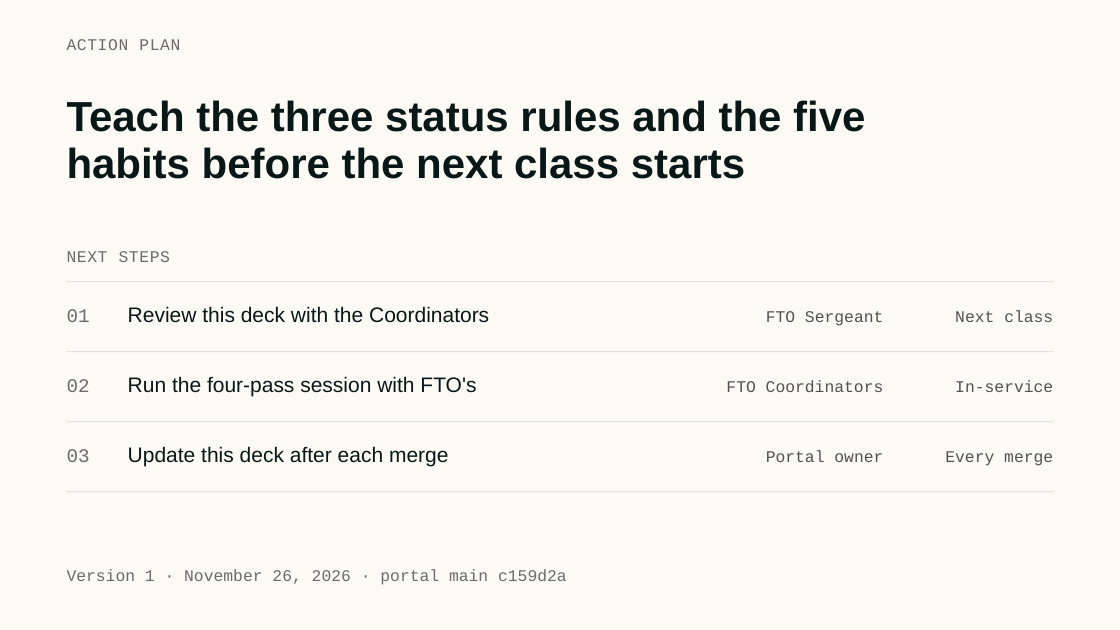
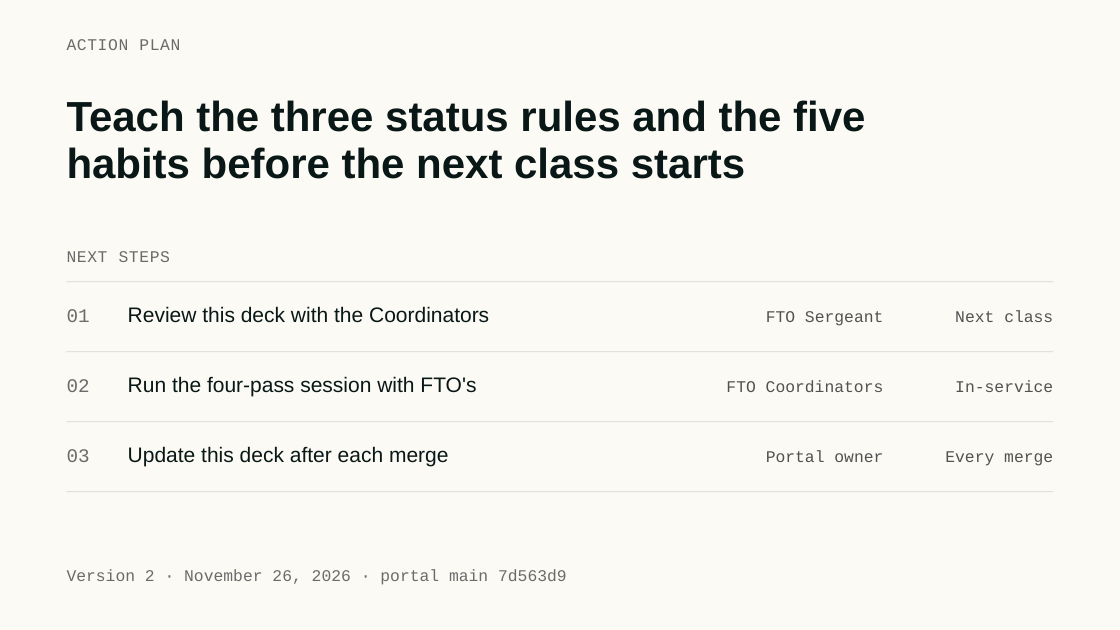
Before and after one commit to fitfo2019-dev/CPD-FTO-PORTAL, a slide deck: slide 23 of docs/training/FTO-Portal-Training-Deck.pptx. Drawn at 1120x630 pixels with LibreOffice and Linux fonts; fonts in the diff are those of the drawing. Boxes give left, top, right and bottom in pixels: in the first picture for what was removed or moved away, otherwise in the second. Text is boxed around its words. In the diff, an @@ line names an element or a change of style, - is before the commit and + after.

```diff
--- a/docs/training/FTO-Portal-Training-Deck.pptx
+++ b/docs/training/FTO-Portal-Training-Deck.pptx
@@ text at (x1=67, y1=569, x2=567, y2=585): text changed @@
-Version 1 · November 26, 2026 · portal main c159d2a
+Version 2 · November 26, 2026 · portal main 7d563d9
```
Also in this commit, not shown: 1 other slide changed, 1 other file.
